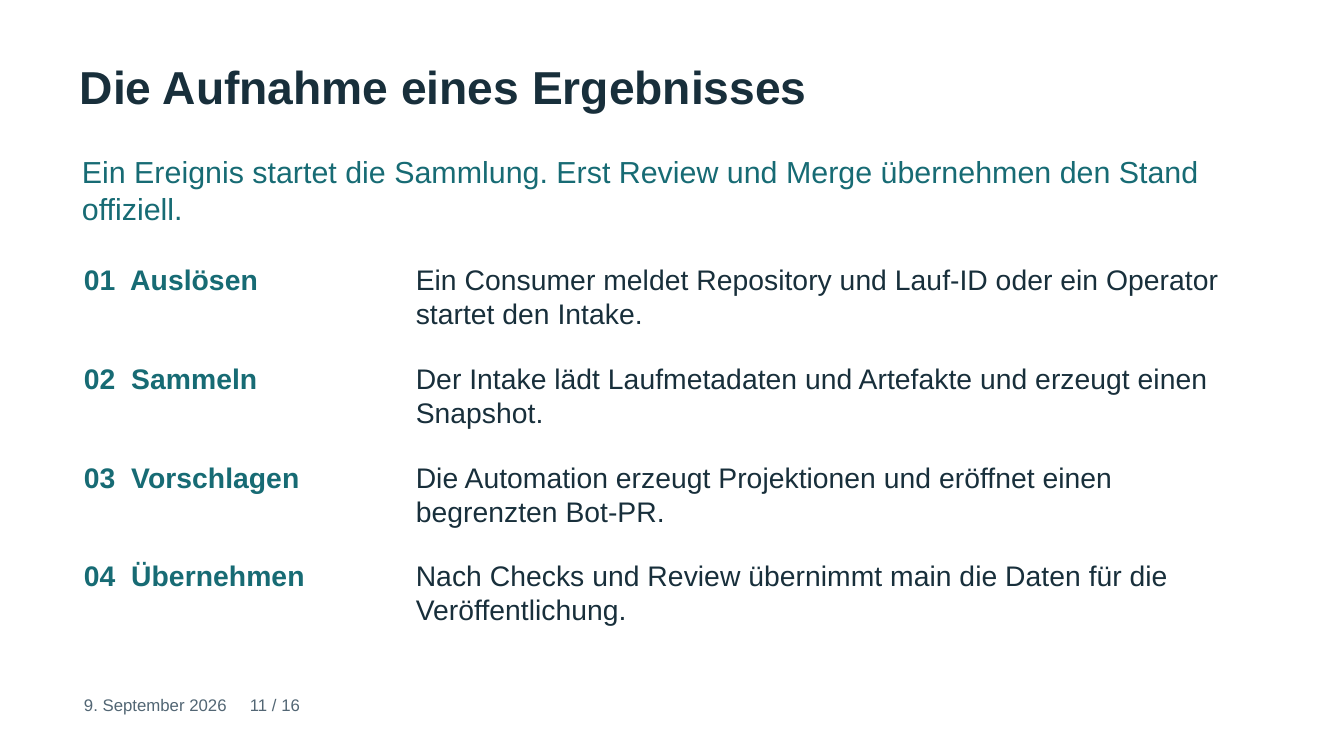
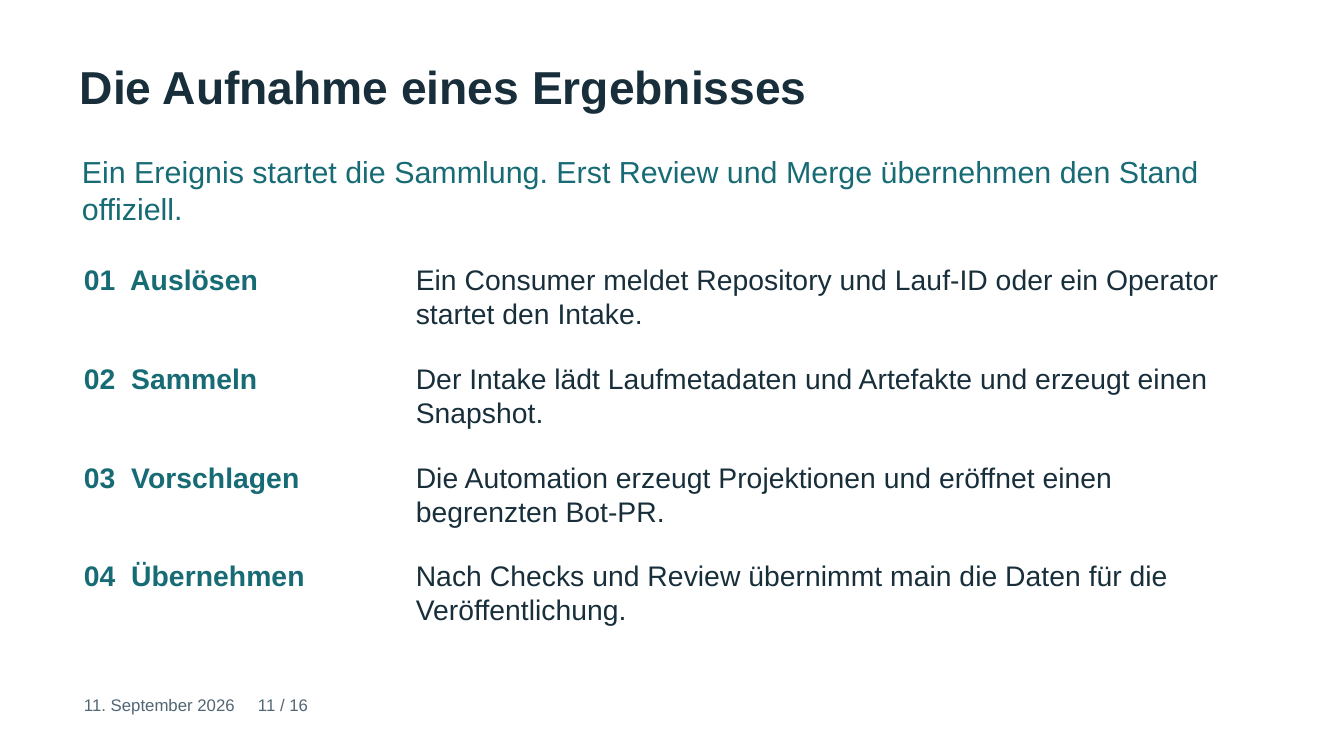
Before and after one commit to joku-dev/devsecops-governance-framework, a slide deck: slide 11 of docs/publishing/repository-walkthrough/files/repository-funktionsweise.pptx. Drawn at 1344x756 pixels with LibreOffice and Linux fonts; fonts in the diff are those of the drawing. Boxes give left, top, right and bottom in pixels: in the first picture for what was removed or moved away, otherwise in the second. Text is boxed around its words. In the diff, an @@ line names an element or a change of style, - is before the commit and + after.

Commit message:
docs: align documentation and publications with September evidence

```diff
--- a/docs/publishing/repository-walkthrough/files/repository-funktionsweise.pptx
+++ b/docs/publishing/repository-walkthrough/files/repository-funktionsweise.pptx
@@ text at bbox=[84, 699, 308, 715]: text changed @@
-9. September 2026 11 / 16
+11. September 2026 11 / 16
```
Also in this commit, not shown: 15 other slides changed, 59 other files.
